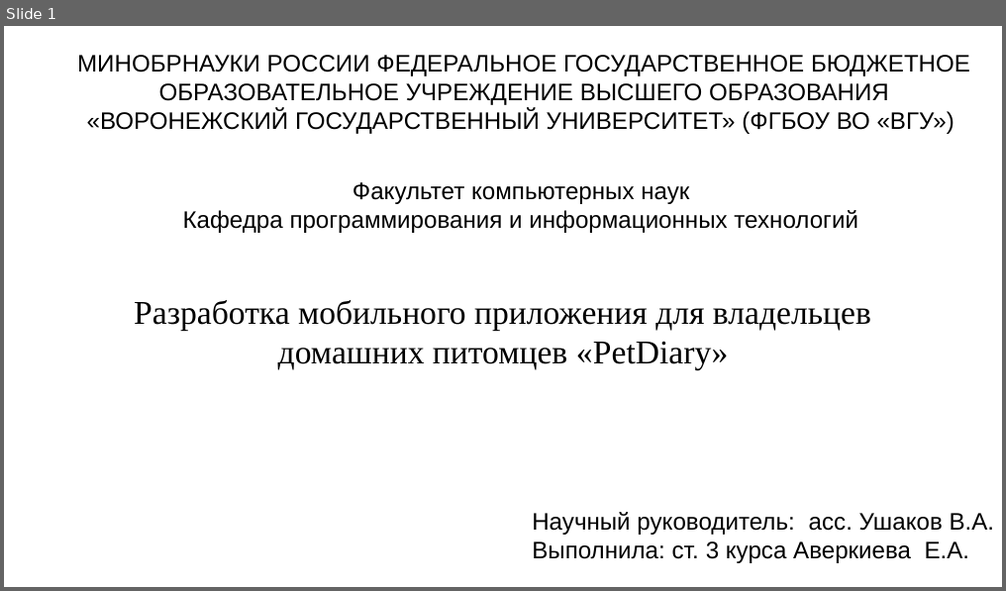
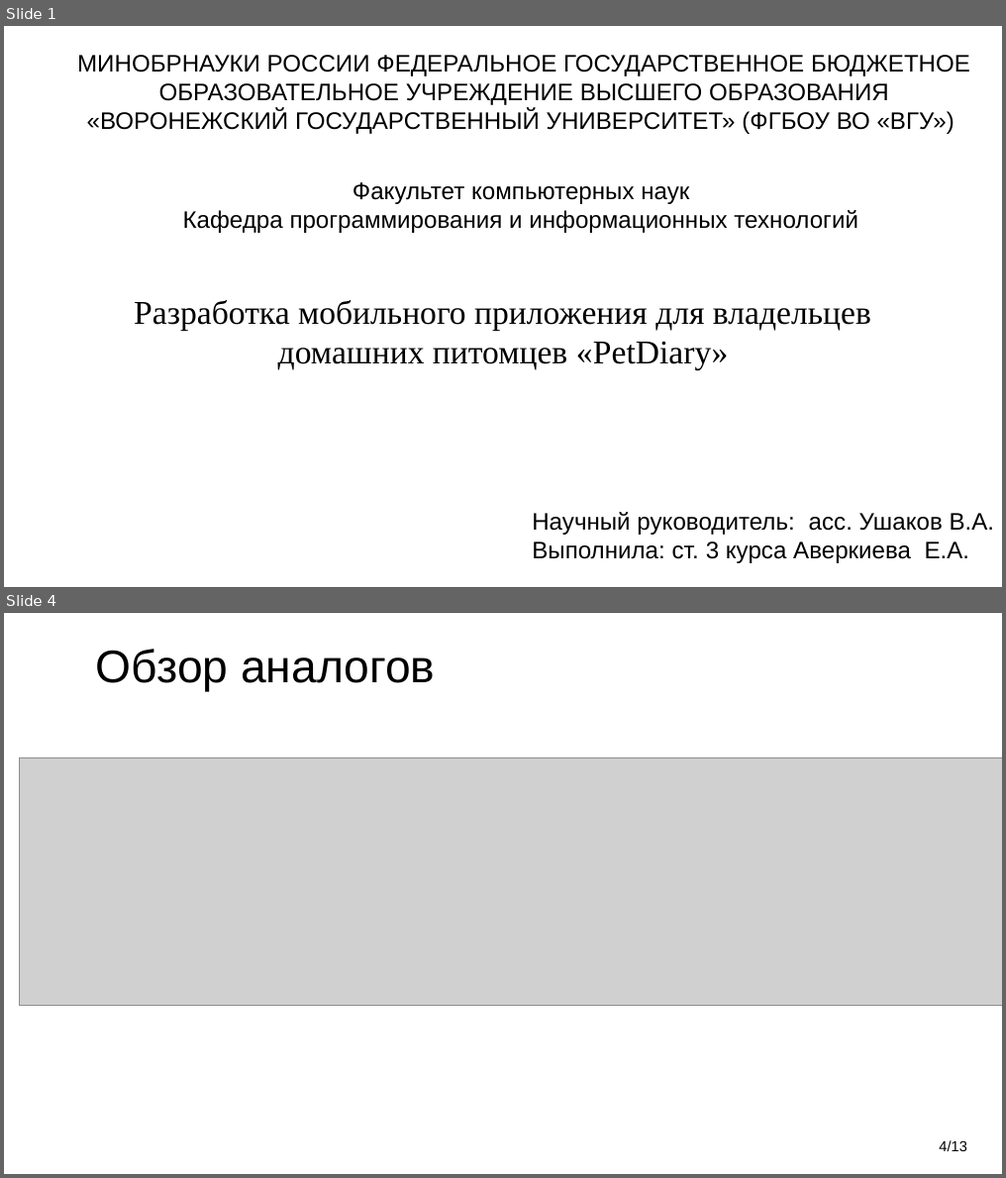
Before and after one commit to kattrin0/petDiarry_, a slide deck: documentation/презентация_PetDiary.pptx. Shown one above the other, each under a label of ours: slide 1 before the commit, slides 1 and 4 after it; the slides between them are not shown. The pictures are 1006x591 and 1006x1178 pixels, drawn with LibreOffice and Linux fonts; fonts in the diff are those of the drawing; grey boxes stand for pictures. Boxes give left, top, right and bottom in pixels: in the first picture for what was removed or moved away, otherwise in the second. Text is boxed around its words. In the diff, an @@ line names an element or a change of style, - is before the commit and + after.

```diff
--- a/documentation/презентация_PetDiary.pptx
+++ b/documentation/презентация_PetDiary.pptx
@@ slide 4 added at box(4, 613, 1002, 1174), background #FFFFFF @@
@@ text added at box(96, 649, 435, 692), 44 pt, text #000000 @@
+Обзор аналогов
@@ picture added at box(20, 759, 1002, 1006) @@
@@ page number added at box(939, 1141, 967, 1152), 14 pt, text #000000 @@
+4/13
```
Also in this commit, not shown: 4 slides changed, 6 other slides added, 5 slides removed, 1 other file.
